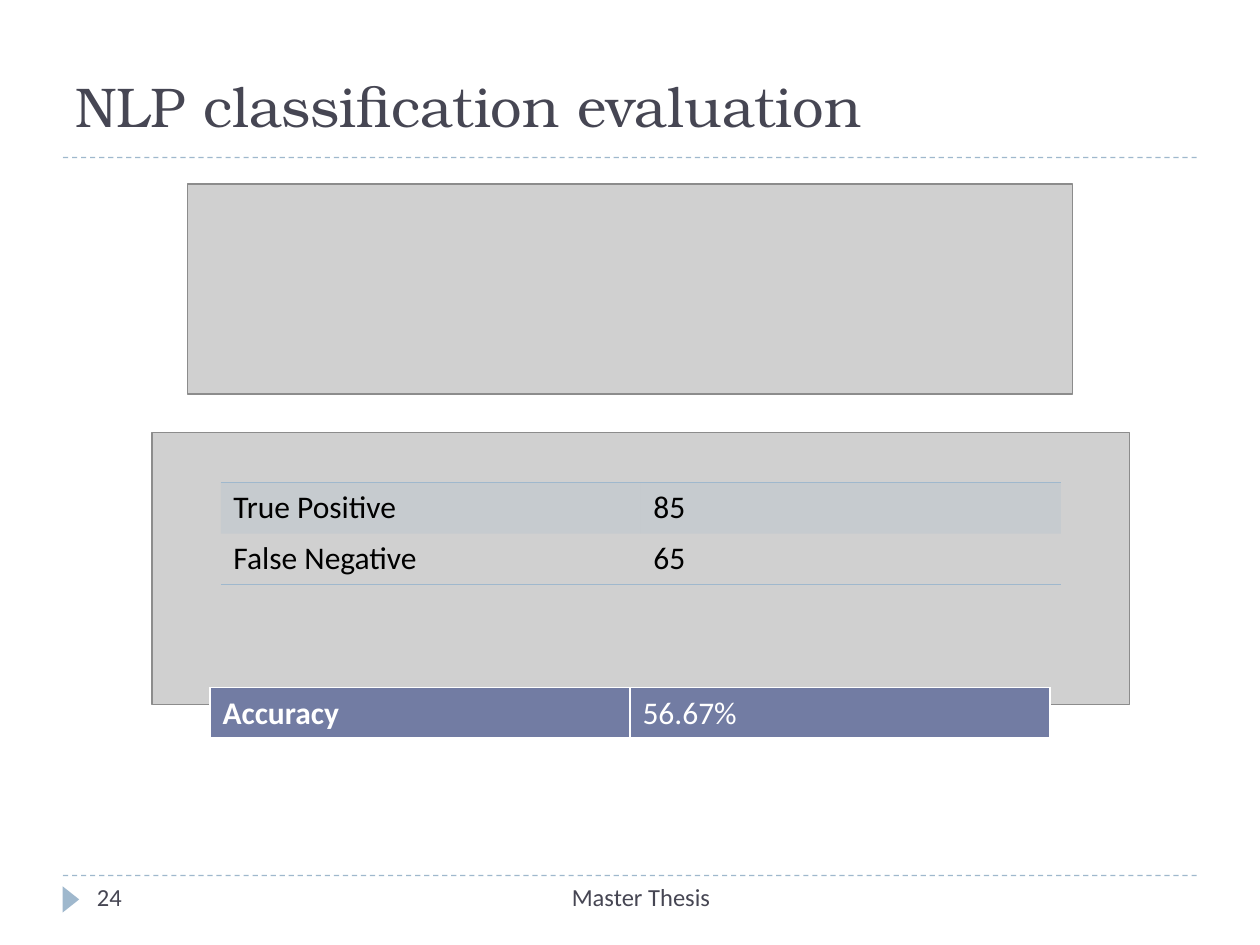
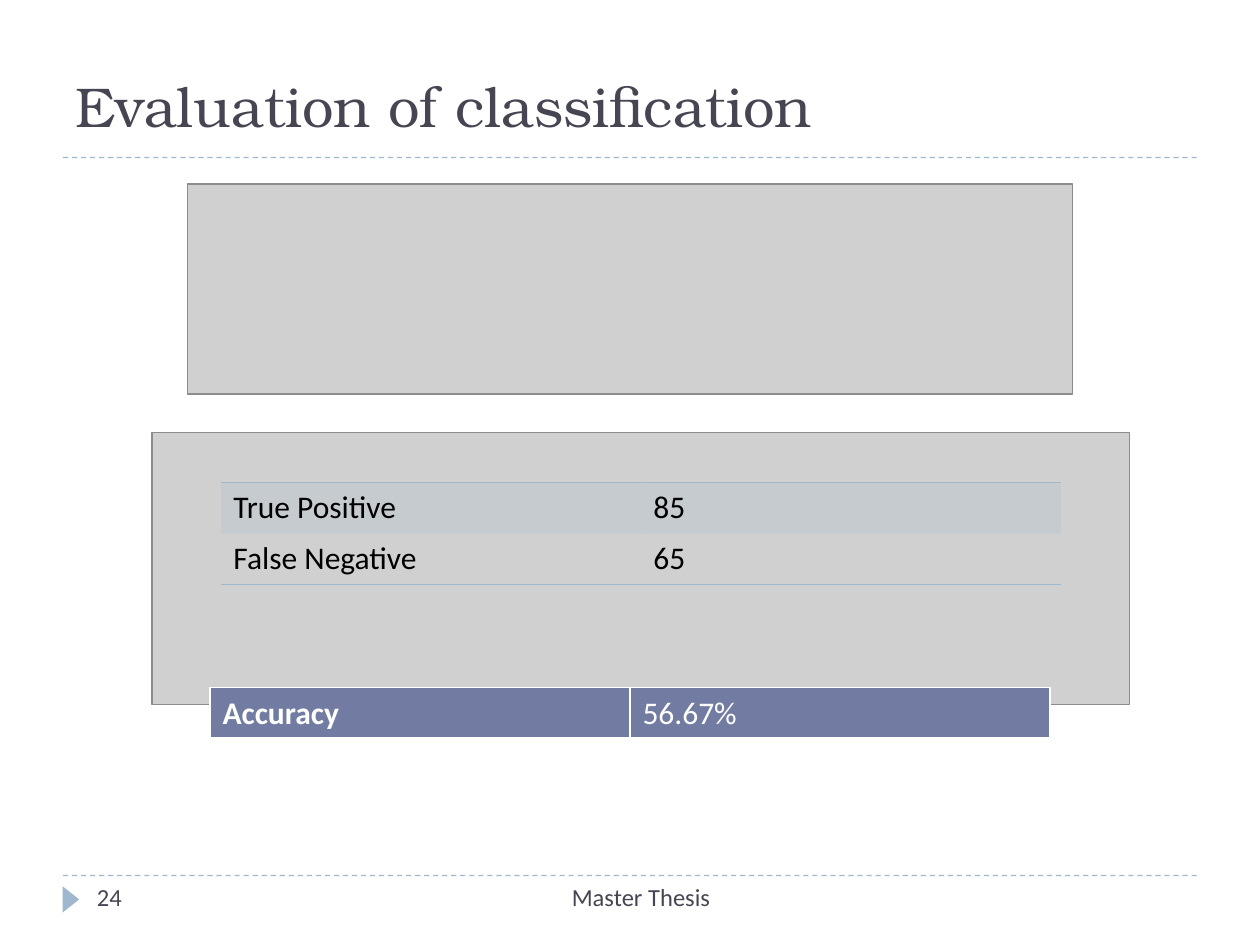
Before and after one commit to Christos-Papoulas/master_thesis, a slide deck: slide 24 of presentation/presentation.pptx. Drawn at 1260x945 pixels with LibreOffice and Linux fonts; fonts in the diff are those of the drawing; grey boxes stand for pictures. Boxes give left, top, right and bottom in pixels: in the first picture for what was removed or moved away, otherwise in the second. Text is boxed around its words. In the diff, an @@ line names an element or a change of style, - is before the commit and + after.

```diff
--- a/presentation/presentation.pptx
+++ b/presentation/presentation.pptx
@@ title at (75, 86, 812, 128): text changed @@
-NLP classification evaluation
+Evaluation of classification
```
Also in this commit, not shown: 2 other slides changed, 7 other files.
